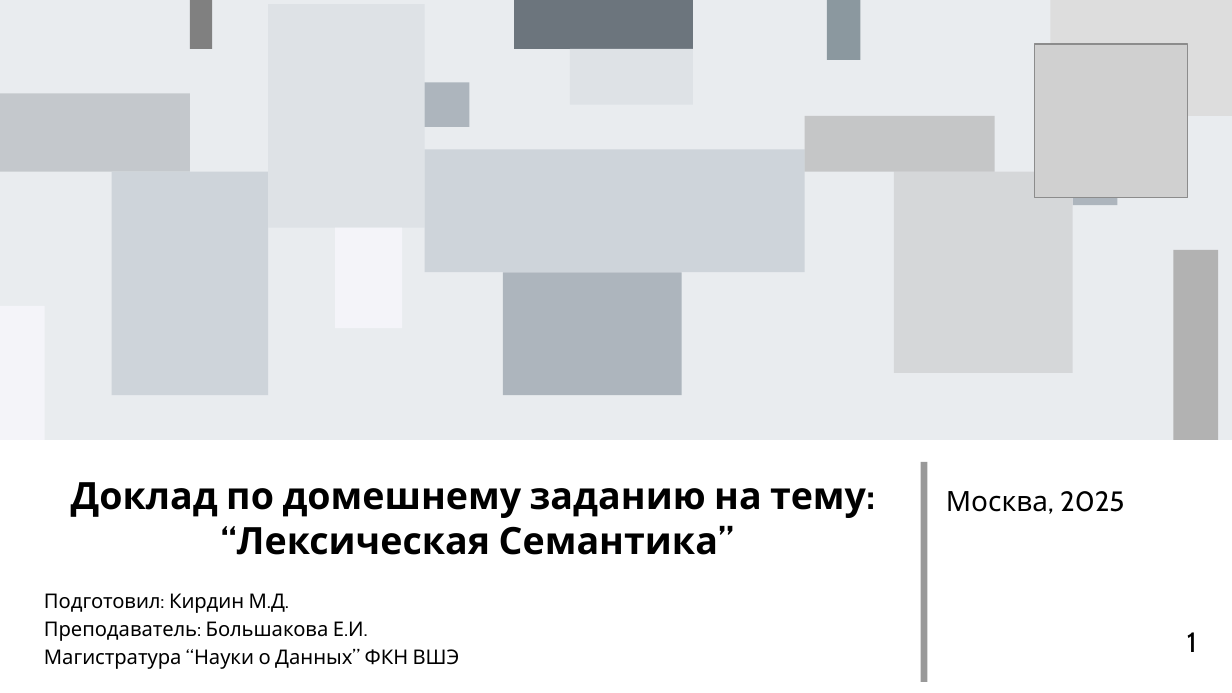
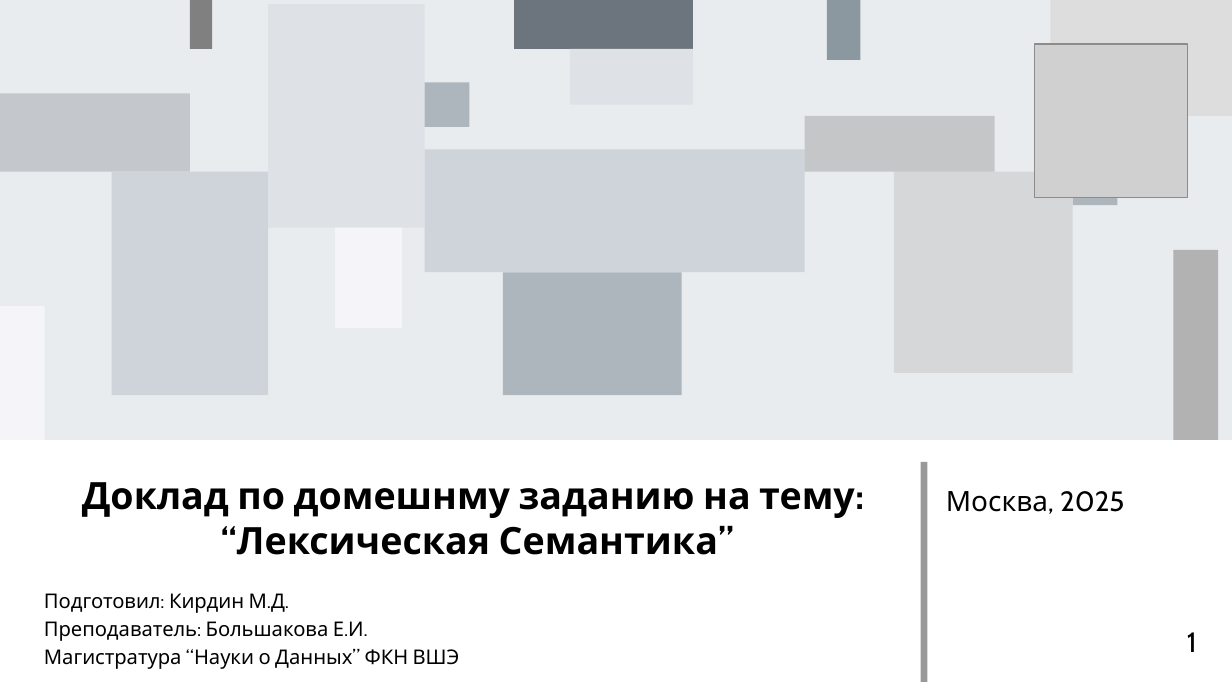
Before and after one commit to succSeeded/MSc, a slide deck: slide 1 of NLP/HW3/presentation_kirdin.odp. Drawn at 1232x693 pixels with LibreOffice and Linux fonts; fonts in the diff are those of the drawing; grey boxes stand for pictures. Boxes give left, top, right and bottom in pixels: in the first picture for what was removed or moved away, otherwise in the second. Text is boxed around its words. In the diff, an @@ line names an element or a change of style, - is before the commit and + after.

```diff
--- a/NLP/HW3/presentation_kirdin.odp
+++ b/NLP/HW3/presentation_kirdin.odp
@@ title at [82,482,855,555]: text changed @@
-Доклад по домешнему заданию на тему:
-“Лексическая Семантика”
+Доклад по домешнму заданию на тему:
+“Лексическая Семантика”
```
Also in this commit, not shown: 9 other slides changed, 38 other files.
